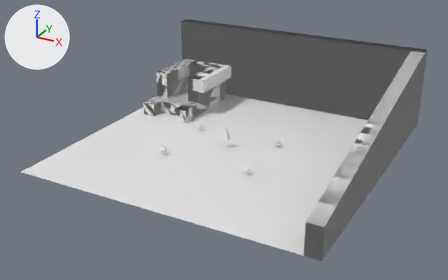
A saved change to the Blender file data_src/testlevel.blend.
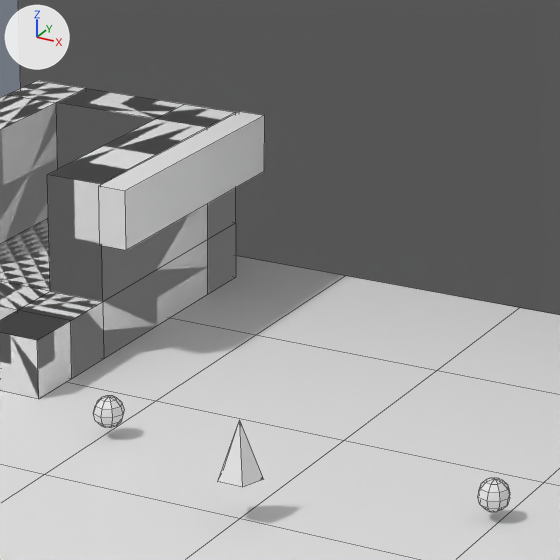
Old and new are each drawn whole from a 50 mm lens placed at (38.9, -71.4, 36.8), pointed at (0.4, -1.4, 1.8) and again close up on the part from 40% to 65% of the width and 15% to 56% of the height. The axes (+X, +Y, +Z) are drawn at upper left. The lights are the same throughout. The close-ups show mesh edges as thin lines.
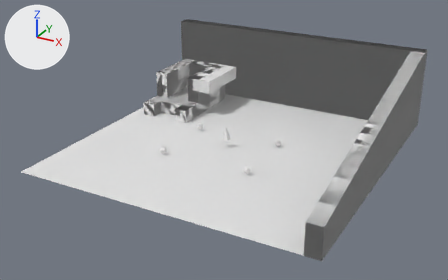
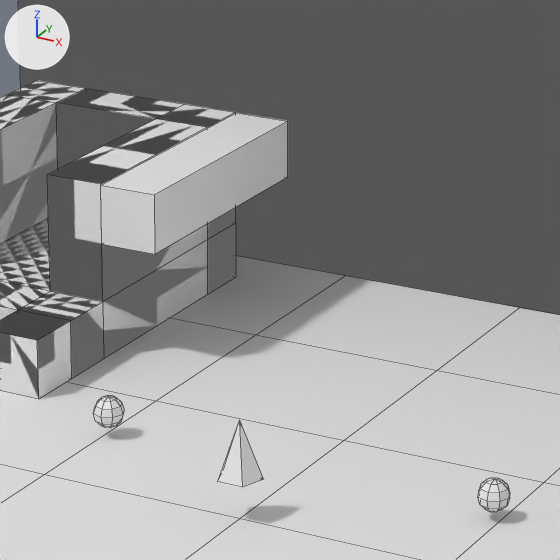
Pixel boxes (x1, y1, x2, y2) of what changed, in the close-ups (560 x 560 px):
'Cube.004', mesh rescaled, moved (13% wider): before (99, 111, 265, 250); after (101, 113, 288, 254)

Diff of the bpy script that builds the scene:
```diff
--- a/data_src/testlevel.blend.py
+++ b/data_src/testlevel.blend.py
@@ me_cube @@
 me_cube.from_pydata(...)  # 8 vertices, 6 faces; spans x -1.0..0.0, y -1.0..8.36, z -1.0..1.0
 # used by ob_cube_004; location = (-8.96, 9.84, 4.99)
+# me_cube part 1: the whole mesh is scaled about its middle by (2.01, 0.968, 1), then moved by (0.5, -0.15, 0.0)
@@ ob_cube_004 @@
 ob_cube_004 = bpy.data.objects.new('Cube.004', me_cube)
-ob_cube_004.location = (-8.96, 9.84, 4.99)
+ob_cube_004.location = (-8.98, 9.99, 4.98)
```
